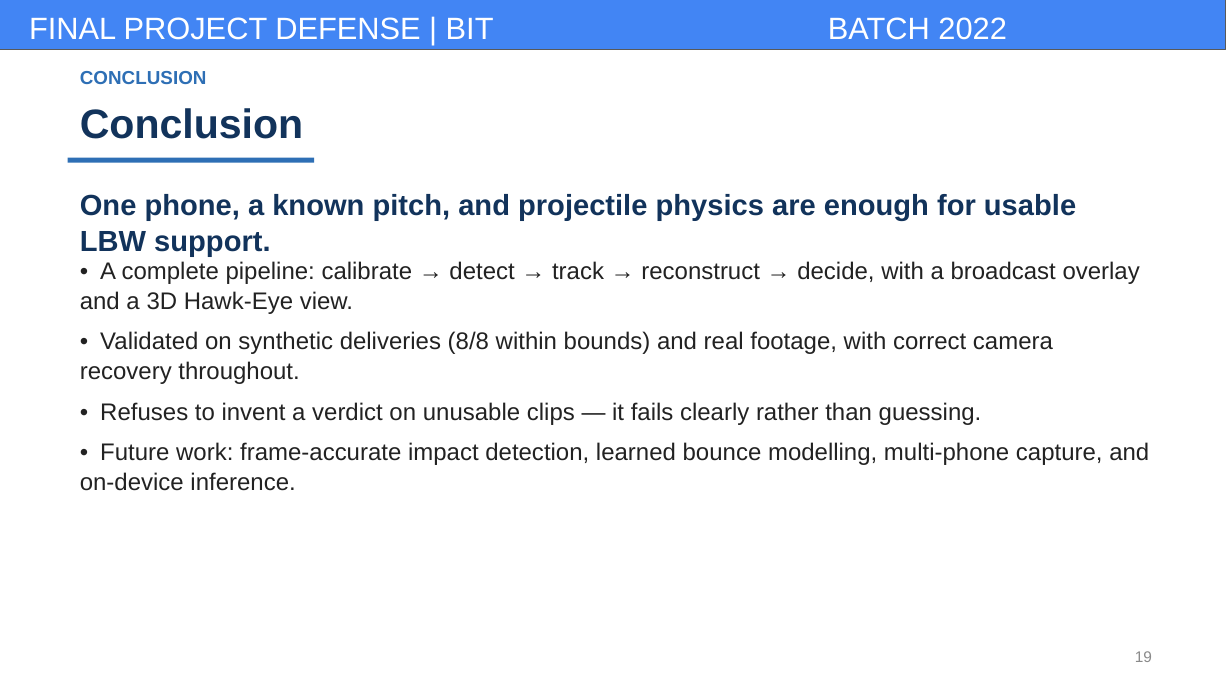
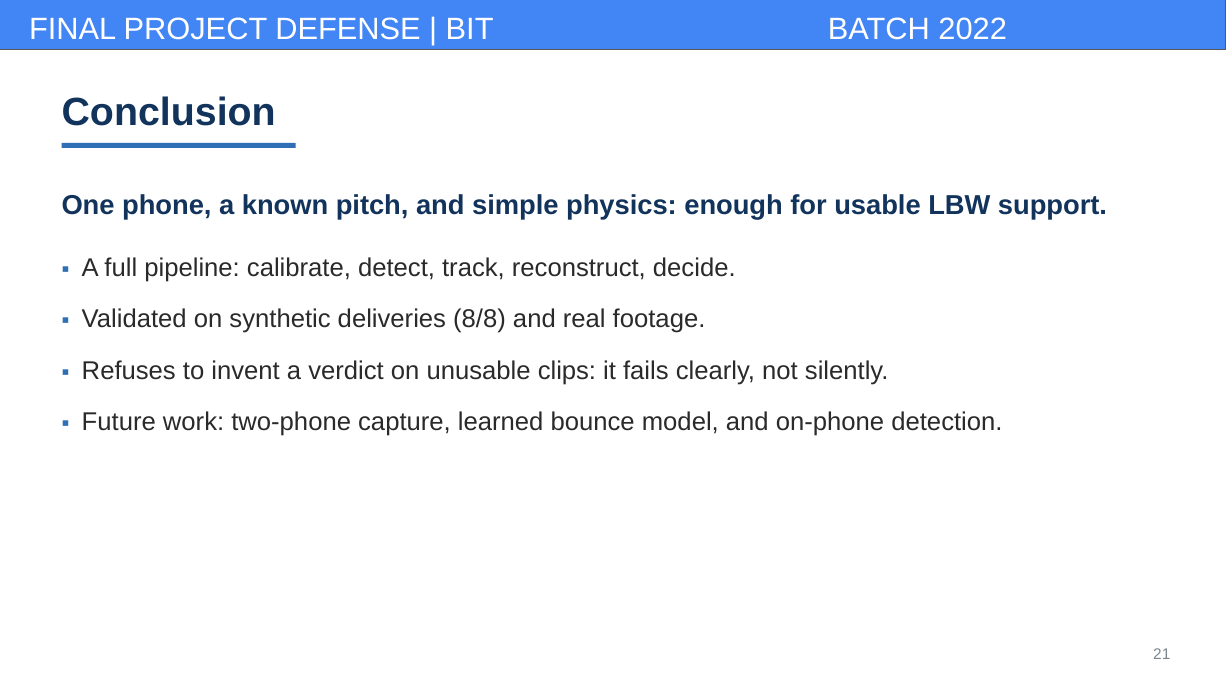
Before and after one commit to kafle1/pocket-drs, a slide deck: slide 21 of dump/report_docs/pocketdrs_presentation.pptx (slide 19 before the commit). Drawn at 1232x693 pixels with LibreOffice and Linux fonts; fonts in the diff are those of the drawing; background and template pictures are left out. Boxes give left, top, right and bottom in pixels: in the first picture for what was removed or moved away, otherwise in the second. Text is boxed around its words. In the diff, an @@ line names an element or a change of style, - is before the commit and + after.

```diff
--- a/dump/report_docs/pocketdrs_presentation.pptx
+++ b/dump/report_docs/pocketdrs_presentation.pptx
@@ text "Conclusion": place and size @@
-text "Conclusion" at <box>80,108,303,139</box>
+text "Conclusion" at <box>62,96,276,126</box>
@@ text "Conclusion" at <box>62,96,276,126</box>: size 24 to 23 pt; line spacing 1 to 1.04 @@
@@ text removed at <box>80,71,207,84</box> @@
-CONCLUSION
@@ rectangle: place and size @@
-rectangle at <box>68,158,314,163</box>
+rectangle at <box>62,143,296,148</box>
@@ text "One phone, a known pitch, ..." at <box>62,194,1107,220</box>: vertical alignment top to middle @@
@@ text at <box>62,194,1107,220</box>: text changed; size 17 to 16 pt @@
-One phone, a known pitch, and projectile physics are enough for usable LBW support.
+One phone, a known pitch, and simple physics: enough for usable LBW support.
@@ text at <box>82,257,1002,436</box>: text changed; size 14 to 15 pt; text colour #222222 to #2A2A2A @@
-• A complete pipeline: calibrate → detect → track → reconstruct → decide, with a broadcast overlay and a 3D Hawk-Eye view.
-• Validated on synthetic deliveries (8/8 within bounds) and real footage, with correct camera recovery throughout.
-• Refuses to invent a verdict on unusable clips — it fails clearly rather than guessing.
-• Future work: frame-accurate impact detection, learned bounce modelling, multi-phone capture, and on-device inference.
+▪ A full pipeline: calibrate, detect, track, reconstruct, decide.
+▪ Validated on synthetic deliveries (8/8) and real footage.
+▪ Refuses to invent a verdict on unusable clips: it fails clearly, not silently.
+▪ Future work: two-phone capture, learned bounce model, and on-phone detection.
@@ text removed at <box>1135,651,1152,662</box> @@
-19
@@ text added at <box>1153,648,1170,659</box>, 9 pt, text #7C8690 @@
+21
```
Also in this commit, not shown: 11 other slides changed, 10 slides added, 8 slides removed, 39 other files.
